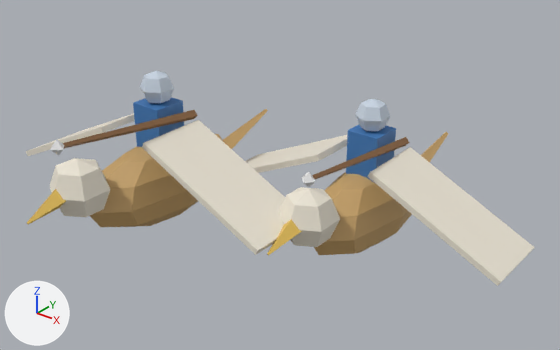
What one commit did to the FBX model Starline/Packages/com.starline.game/Runtime/Resources/StarlineModels/strike_craft.fbx.
Rendered twice from a camera (50 mm lens) standing at (1.87, -2.24, 1.49) and looking at (0.07, 0.0, 0.1). The lights are fixed; the arrows at lower left show +X, +Y and +Z. The picture after the commit comes second. Where no turn or scale is listed for an object, it has been applied to the vertices.

The first picture shows 'strike_craft'.
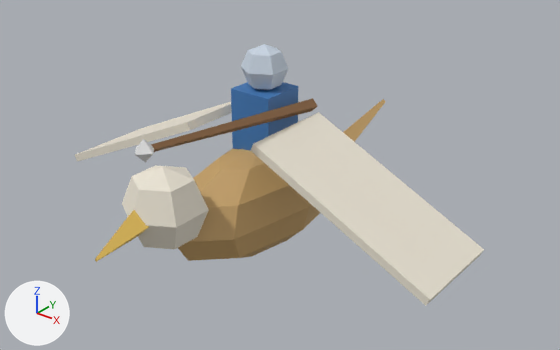
Pixel boxes (x1, y1, x2, y2) of what changed, in the pictures (560 x 350 px; the box of a moved part takes in the faces that stretch with it):
'strike_craft', reshaped (19% narrower, 22% taller)
    before: (26, 71, 534, 286)
    after: (75, 44, 484, 306)
part 1 of me_strike_craft, added (brown)
    after: (178, 149, 320, 261)
part 2 of me_strike_craft, added
    after: (122, 165, 209, 249)
part 3 of me_strike_craft, moved or reshaped
    before: (26, 114, 135, 156)
    after: (75, 102, 232, 162)
part 4 of me_strike_craft, moved or reshaped
    before: (27, 189, 66, 224)
    after: (95, 210, 149, 262)
part 5 of me_strike_craft, moved or reshaped
    before: (367, 147, 534, 286)
    after: (250, 112, 484, 306)
part 6 of me_strike_craft, added (blue)
    after: (231, 82, 298, 150)
part 7 of me_strike_craft, moved or reshaped
    before: (421, 132, 448, 162)
    after: (343, 99, 386, 142)
part 8 of me_strike_craft, added
    after: (241, 44, 288, 90)
part 9 of me_strike_craft, moved or reshaped
    before: (51, 140, 64, 155)
    after: (135, 139, 154, 162)
part 10 of me_strike_craft, moved or reshaped
    before: (63, 110, 198, 148)
    after: (151, 98, 317, 152)
part 11 of me_strike_craft, deleted
    before: (50, 71, 412, 255)

What changed in the scene script:
```text
Change me_strike_craft:
    used by ob_strike_craft; location = (0.0, 0.0, 0.0)
    remove me_strike_craft.from_pydata(...)  # 272 vertices, 280 faces; spans x -1.04..1.04, y -0.91..0.93, z -0.22..0.52
    add me_strike_craft.from_pydata(...)  # 136 vertices, 140 faces; spans x -0.93..0.93, y -0.89..0.92, z -0.23..0.63
    me_strike_craft part 1: a new loose piece, a UV sphere (8 segments, 6 rings, poles along z) spanning x -0.23..0.23, y -0.54..0.54, z -0.23..0.23, in mat_hull_006 (picture img_palette_png)
    me_strike_craft part 2: a new loose piece, a UV sphere (6 segments, 4 rings, poles along z) spanning x -0.14..0.14, y -0.73..-0.4, z 0.0..0.32, in mat_hull_006 (picture img_palette_png)
    me_strike_craft part 3: the loose piece of 8 vertices spanning x -1.04..-0.46, y -0.45..-0.15, z 0.03..0.31 is scaled about its middle by 1.35, then moved by (0.21, 0.23, -0.01)
    me_strike_craft part 4: the loose piece of 8 vertices spanning x -0.39..-0.31, y -0.91..-0.74, z 0.12..0.21 is scaled about its middle by 1.35, then moved by (0.35, 0.05, -0.01)
    me_strike_craft part 5: the loose piece of 8 vertices spanning x 0.46..1.04, y 0.05..0.35, z -0.07..0.21 is scaled about its middle by 1.35, then moved by (-0.21, -0.27, 0.09)
    me_strike_craft part 6: a new loose piece, a box spanning x -0.09..0.09, y -0.09..0.09, z 0.19..0.46, in mat_hull_006 (picture img_palette_png)
    me_strike_craft part 7: the loose piece of 8 vertices spanning x 0.31..0.39, y 0.59..0.93, z -0.09..0.06 is scaled about its middle by 1.35, then moved by (-0.35, -0.07, 0.06)
    me_strike_craft part 8: a new loose piece, a UV sphere (6 segments, 4 rings, poles along z) spanning x -0.08..0.08, y -0.09..0.09, z 0.45..0.63, in mat_hull_006 (picture img_palette_png)
    me_strike_craft part 9: the loose piece of 6 vertices spanning x -0.28..-0.22, y -0.84..-0.78, z 0.38..0.44 is scaled about its middle by 1.35, then moved by (0.39, 0.05, 0.08)
    me_strike_craft part 10: the loose piece of 8 vertices spanning x -0.27..-0.23, y -0.8..-0.15, z 0.31..0.42 is scaled about its middle by 1.35, then moved by (0.39, 0.17, 0.06)
    me_strike_craft part 11: 14 loose pieces with 226 vertices, spanning x -0.52..0.52, y -0.79..0.65, z -0.22..0.52, are deleted
```
